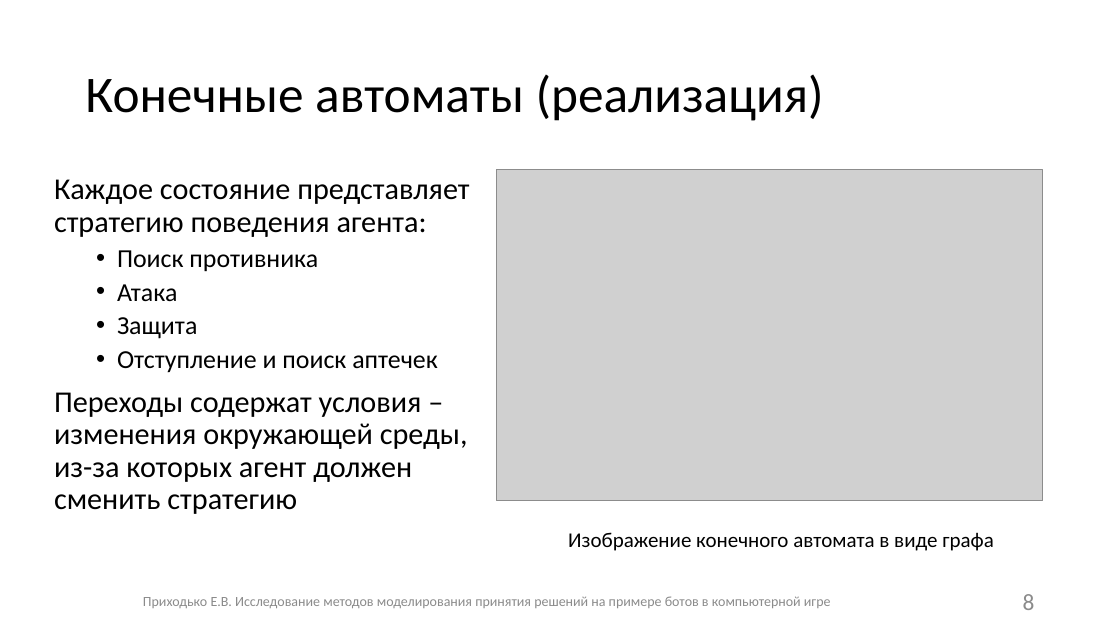
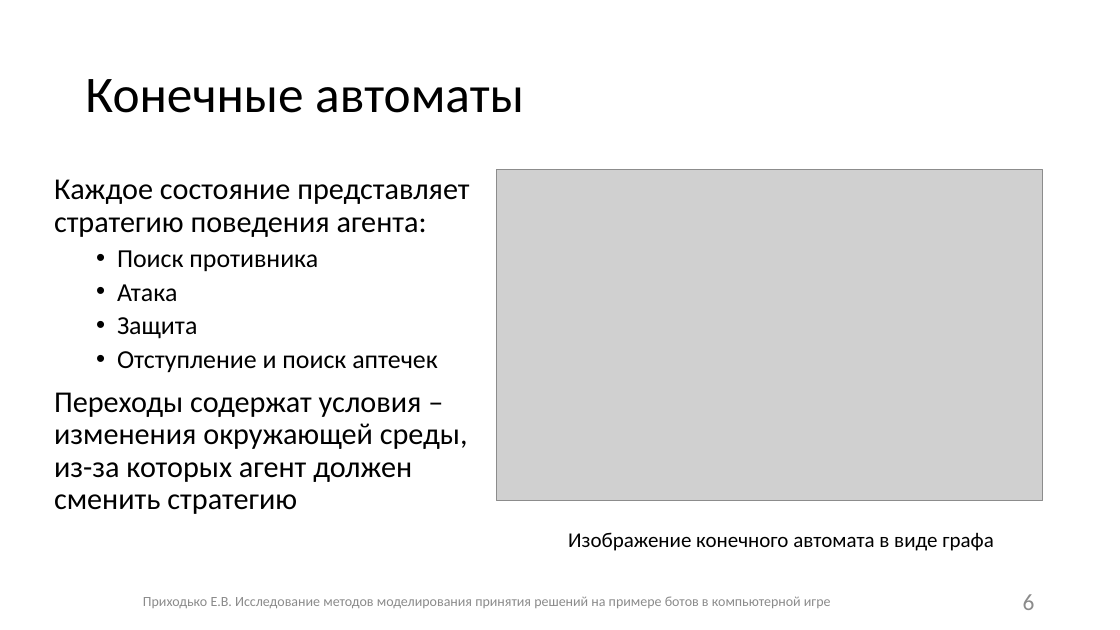
Before and after one commit to Fck-r-sns/Game_AI_thesis, a slide deck: slide 6 of Презентация.pptx (slide 8 before the commit). Drawn at 1120x630 pixels with LibreOffice and Linux fonts; fonts in the diff are those of the drawing; grey boxes stand for pictures. Boxes give left, top, right and bottom in pixels: in the first picture for what was removed or moved away, otherwise in the second. Text is boxed around its words. In the diff, an @@ line names an element or a change of style, - is before the commit and + after.

```diff
--- a/Презентация.pptx
+++ b/Презентация.pptx
@@ title at box(85, 79, 524, 113): text changed @@
-Конечные автоматы (реализация)
+Конечные автоматы
@@ page number at box(1023, 594, 1035, 610): text changed @@
-8
+6
```
Also in this commit, not shown: 9 other slides changed, 1 slide removed.
